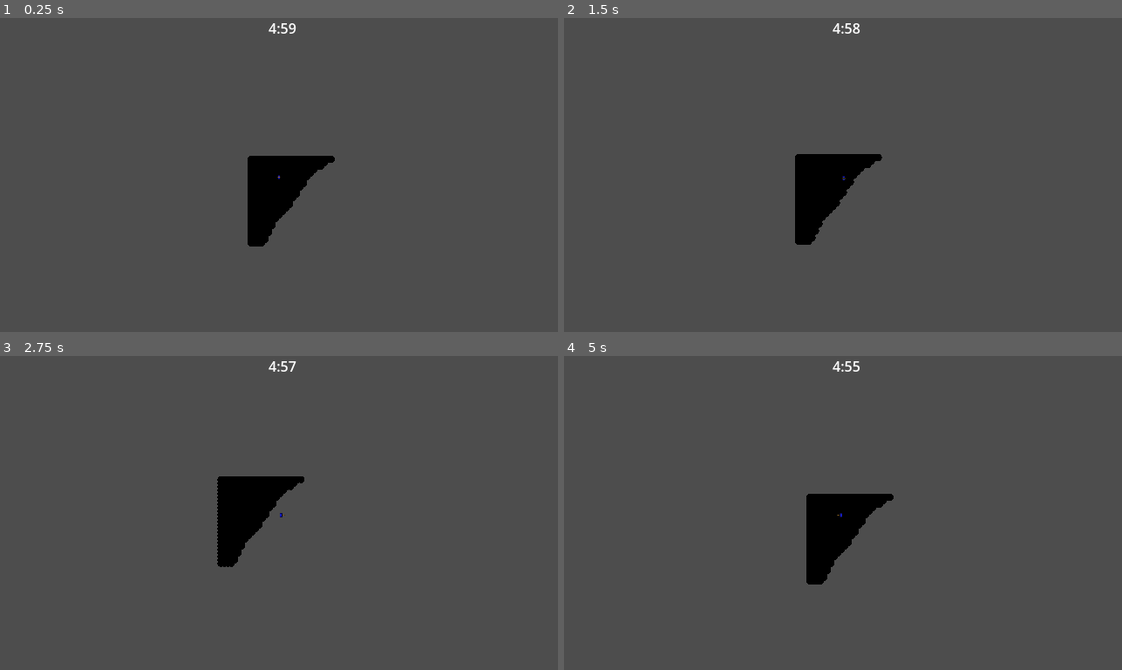
Above: before the commit, frames 1-4 (two rows, left to right).
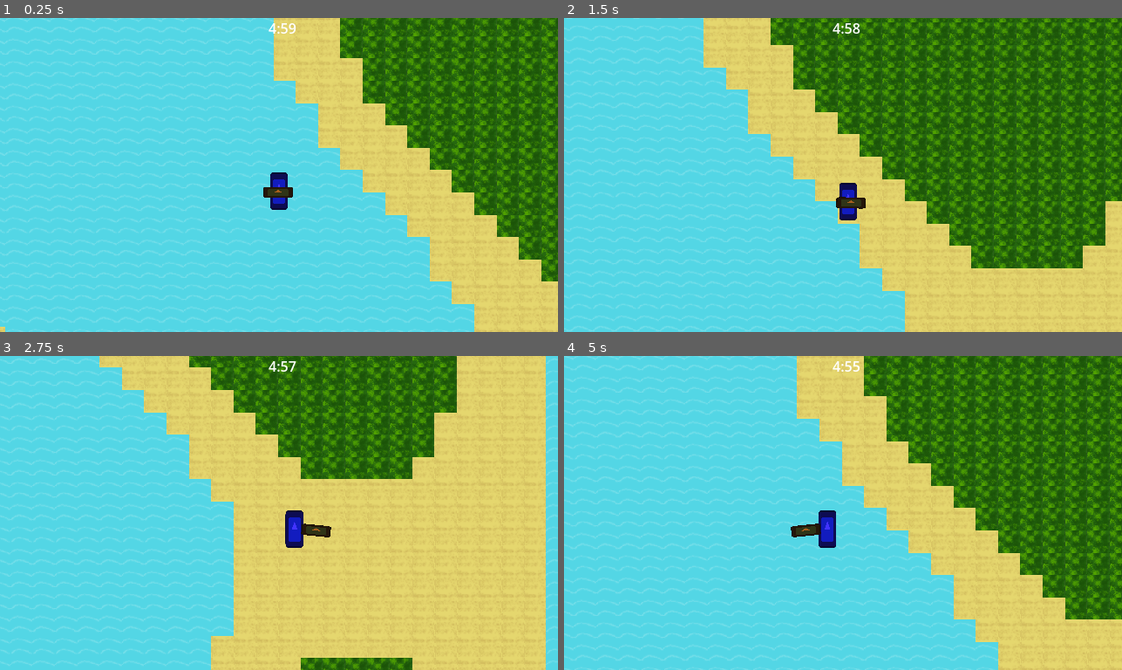
Above: after the commit, the same moments.

Repository: Tabagstine/lsdjam-2026-entry
Game: Godot game, scene res://zones/test_zone.tscn
Same seed, same stepped clock (60 frames per second), same inputs: the game is played once before the commit and once after it. The engine's default icon, where the game draws it, is replaced by a stand-in: a white triangle on a blue panel in a dark square.
Inputs:
- Up to frame 1 (0.25 s): no input
- Up to frame 2 (1.5 s): tap Enter at 0.5 s; hold D (move_right) 0.53-1.28 s; tap Q (delete_recent_food) at 0.6 s; hold S (move_down) from 1.28 s (still down); tap E (interact) at 1.35 s
- Up to frame 3 (2.75 s): release S (move_down) at 2.03 s; hold D (move_right) from 2.03 s (still down); tap Q (delete_recent_food) at 2.1 s
- Up to frame 4 (5 s): release D (move_right) at 2.78 s; hold W (move_up) 2.78-3.53 s; tap E (interact) at 2.85, 4.35 s; hold A (move_left) from 3.53 s (still down); tap Q (delete_recent_food) at 3.6 s

The runs differ from the first frame. In frame 1, 100% of the frame differs, in the area x 0-100%, y 0-100%; in frame 2, 100%; in frame 3, 100%; in frame 4, 100%.

Commit message:
proper terrain generation base

Diff:
--- a/global_resources/scripts/globals.gd
+++ b/global_resources/scripts/globals.gd
@@ -3,6 +3,7 @@
 var time_paused: bool = false
 var possible_recipes: Array[Recipe]
 @onready var hud=get_tree().get_first_node_in_group("hud")
+@onready var map_size=get_tree().get_first_node_in_group("zone").map_size
 
 func _ready():
 	process_mode=Node.PROCESS_MODE_ALWAYS
--- a/player/player.gd
+++ b/player/player.gd
@@ -7,10 +7,20 @@
 @onready var bowl: Node2D = $Bowl
 @onready var stack: Node2D = $Bowl/Stack
 @onready var bowl_start_pos: Vector2 = $Bowl.position
+@onready var camera: Camera2D = $Camera
+@onready var terrain:TileMapLayer=get_tree().get_first_node_in_group("zone").find_child("TerrainTiles")
+
 var move_direction: Vector2
 var interactables_in_range: Array[Node2D]
 
+func _ready() -> void:
+	camera.limit_left=0
+	camera.limit_right=Globals.map_size.x*32
+	camera.limit_top=50
+	camera.limit_bottom=Globals.map_size.y*33
+
 func _physics_process(delta: float) -> void:
+	terrain.set_cell(position,0,Vector2i(2,0))
 	bowl.position.x=lerpf(bowl.position.x,signf(move_direction.x)*30,delta*10)
 	bowl.rotation=lerpf(bowl.rotation,signf(move_direction.x)/10,delta*10)
 	bowl.position.y=lerpf(bowl.position.y,bowl_start_pos.y,delta*15)
--- a/player/player.tscn
+++ b/player/player.tscn
@@ -44,10 +44,11 @@
 offset_top = -89.0
 offset_right = 171.0
 offset_bottom = -66.0
+text = "hi poop"
 horizontal_alignment = 1
 
 [node name="Camera" type="Camera2D" parent="." unique_id=2072152576]
 offset = Vector2(0, -50)
-zoom = Vector2(0.1, 0.1)
+zoom = Vector2(0.8, 0.8)
 position_smoothing_enabled = true
 position_smoothing_speed = 10.0
--- a/project.godot
+++ b/project.godot
@@ -39,6 +39,7 @@
 stacked_ingredient=""
 hud=""
 minigame=""
+zone=""
 
 [input]
 
--- a/zones/test_zone.gd
+++ b/zones/test_zone.gd
@@ -2,19 +2,27 @@
 class_name Zone
 
 @export var map_size:=Vector2(64,64)
-@export_range(-1,1) var sea_level: float = 0
+@export_range(-0.5,1) var sea_level: float = 0
 @export var terrain_scale: float
-@export var noise: FastNoiseLite
+@export var terrain_noise: FastNoiseLite
+@export var biome_noise: FastNoiseLite
 
-
-
-var terrain: Array
+@onready var terrain_tiles: TileMapLayer = $TerrainTiles
 
 func _ready() -> void:
+	biome_noise.seed=randi()
+	terrain_noise.seed=randi()
+
 	for x in map_size.x:
 		for y in map_size.y:
-			if noise.get_noise_2d(x,y)>sea_level:
-				terrain.append(Vector2(x*terrain_scale,y*terrain_scale))
-func _draw() -> void:
-	for i in terrain.size():
-		draw_circle(terrain[i],terrain_scale,Color())
+			if terrain_noise.get_noise_2d(x,y)>sea_level:
+				#Land generation
+				if biome_noise.get_noise_2d(x,y)>0:
+					terrain_tiles.set_cell(Vector2i(x,y),0,Vector2i(0,0))
+				else:
+					terrain_tiles.set_cell(Vector2i(x,y),0,Vector2i(1,0))
+				if terrain_noise.get_noise_2d(x,y)<sea_level+0.1:
+					terrain_tiles.set_cell(Vector2i(x,y),0,Vector2i(2,0))
+			else:
+				#Water generation
+					terrain_tiles.set_cell(Vector2i(x,y),0,Vector2i(3,0))
--- a/zones/test_zone.tscn
+++ b/zones/test_zone.tscn
@@ -2,18 +2,45 @@
 
 [ext_resource type="Script" uid="uid://bw0naemlkmxnv" path="res://zones/test_zone.gd" id="1_lbvvm"]
 [ext_resource type="PackedScene" uid="uid://lyaxnkodrwic" path="res://player/player.tscn" id="2_sqwcv"]
+[ext_resource type="Texture2D" uid="uid://rlyv3wyn0tgb" path="res://zones/basic_tiles.png" id="3_sqwcv"]
 
-[sub_resource type="FastNoiseLite" id="FastNoiseLite_7rjla"]
-frequency = 0.0012
-fractal_type = 2
+[sub_resource type="FastNoiseLite" id="FastNoiseLite_2t3pr"]
+noise_type = 3
+frequency = 0.0294
+fractal_octaves = 1
+fractal_gain = 1.0
+fractal_weighted_strength = 1.0
+domain_warp_type = 1
 
-[node name="ZoneBase" type="Node2D" unique_id=1308950749]
+[sub_resource type="FastNoiseLite" id="FastNoiseLite_sqwcv"]
+noise_type = 3
+frequency = 0.0081
+fractal_gain = 0.1
+fractal_weighted_strength = 1.0
+
+[sub_resource type="TileSetAtlasSource" id="TileSetAtlasSource_ogn4w"]
+texture = ExtResource("3_sqwcv")
+separation = Vector2i(1, 0)
+texture_region_size = Vector2i(32, 32)
+0:0/0 = 0
+1:0/0 = 0
+2:0/0 = 0
+3:0/0 = 0
+
+[sub_resource type="TileSet" id="TileSet_esqlh"]
+tile_size = Vector2i(32, 32)
+sources/0 = SubResource("TileSetAtlasSource_ogn4w")
+
+[node name="ZoneBase" type="Node2D" unique_id=1308950749 groups=["zone"]]
 y_sort_enabled = true
 script = ExtResource("1_lbvvm")
-map_size = Vector2(80, 64)
-sea_level = 0.7650000000000001
+map_size = Vector2(200, 50)
 terrain_scale = 40.0
-noise = SubResource("FastNoiseLite_7rjla")
+terrain_noise = SubResource("FastNoiseLite_2t3pr")
+biome_noise = SubResource("FastNoiseLite_sqwcv")
 
 [node name="Player" parent="." unique_id=45304273 instance=ExtResource("2_sqwcv")]
-position = Vector2(321, 230)
+position = Vector2(936, 633)
+
+[node name="TerrainTiles" type="TileMapLayer" parent="." unique_id=1801103313]
+tile_set = SubResource("TileSet_esqlh")
Not shown, added: zones/test_zone.tscn1943349625.tmp
